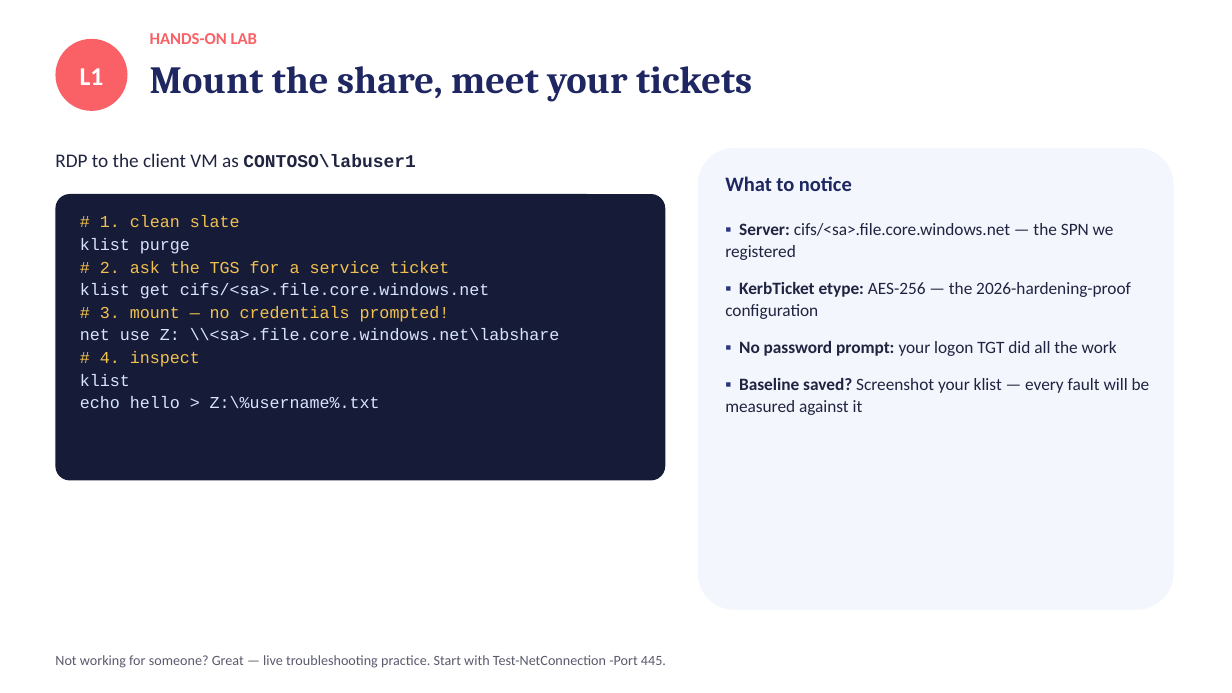
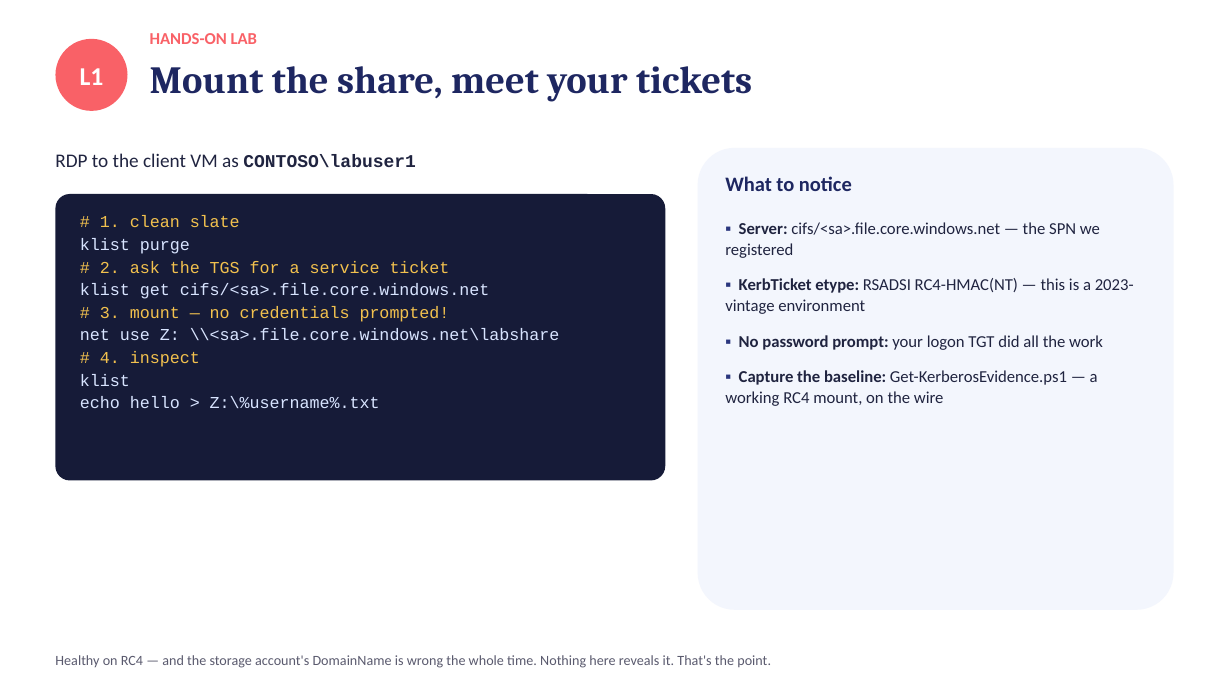
Before and after one commit to kmin1223/azfiles-lab, a slide deck: slide 18 of session1-adds-deck.pptx (slide 16 before the commit). Drawn at 1232x693 pixels with LibreOffice and Linux fonts; fonts in the diff are those of the drawing. Boxes give left, top, right and bottom in pixels: in the first picture for what was removed or moved away, otherwise in the second. Text is boxed around its words. In the diff, an @@ line names an element or a change of style, - is before the commit and + after.

```diff
--- a/session1-adds-deck.pptx
+++ b/session1-adds-deck.pptx
@@ text at [725,222,1103,350]: size 13.5 to 13 pt in "▪ Server: cifs/<sa>.file.core.windows.net — the SPN we ...", "▪ No password prompt: your logon TGT ..."; less space between paragraphs @@
@@ text at [725,278,1134,314]: text changed; size 13.5 to 13 pt @@
-▪ KerbTicket etype: AES-256 — the 2026-hardening-proof configuration
+▪ KerbTicket etype: RSADSI RC4-HMAC(NT) — this is a 2023-vintage environment
@@ text at [725,370,1098,406]: text changed; size 13.5 to 13 pt @@
-▪ Baseline saved? Screenshot your klist — every fault will be measured against it
+▪ Capture the baseline: Get-KerberosEvidence.ps1 — a working RC4 mount, on the wire
@@ text at [55,655,771,668]: text changed @@
-Not working for someone? Great — live troubleshooting practice. Start with Test-NetConnection -Port 445.
+Healthy on RC4 — and the storage account's DomainName is wrong the whole time. Nothing here reveals it. That's the point.
```
Also in this commit, not shown: 8 other slides changed, 6 slides added, 3 slides removed, 16 other files.
